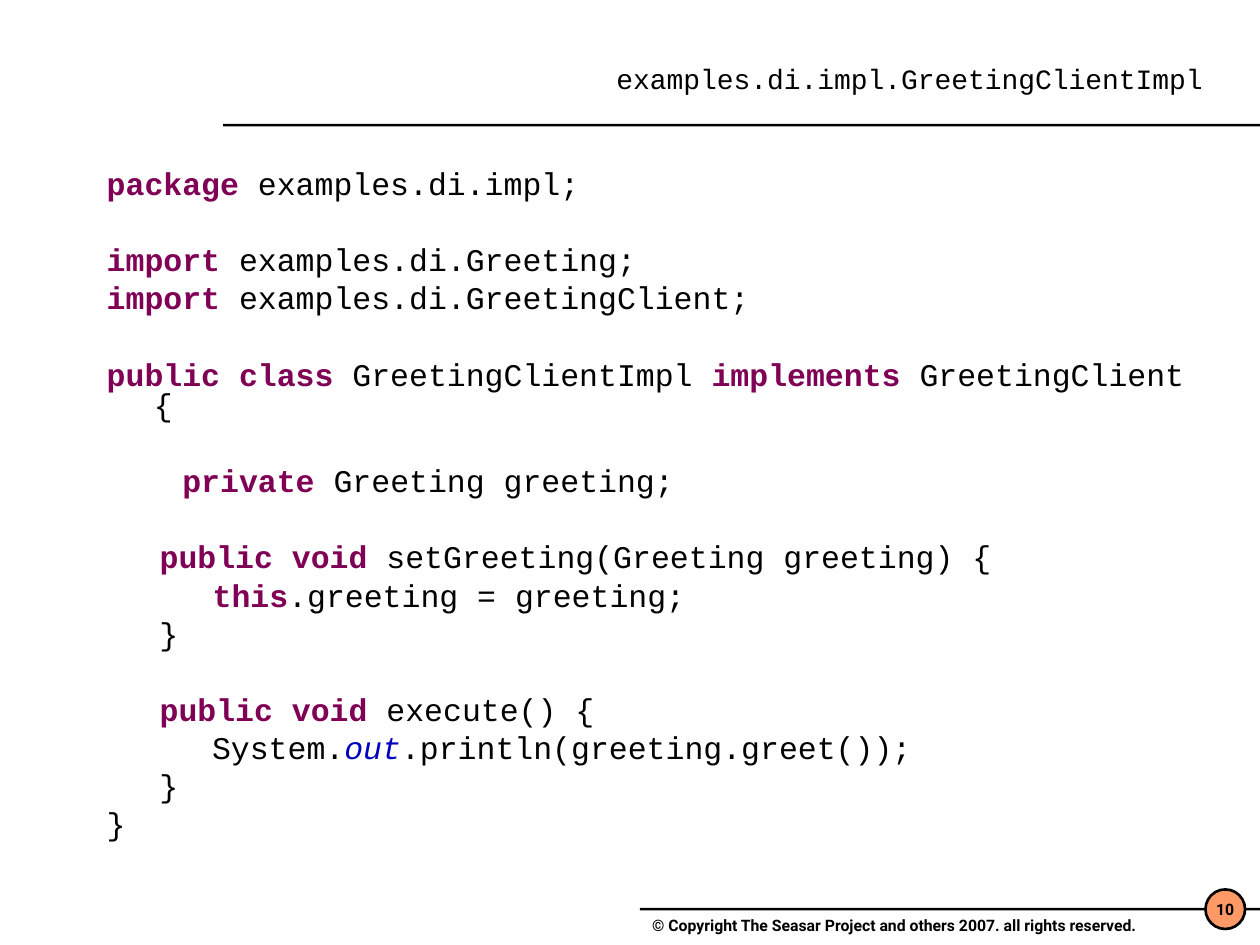
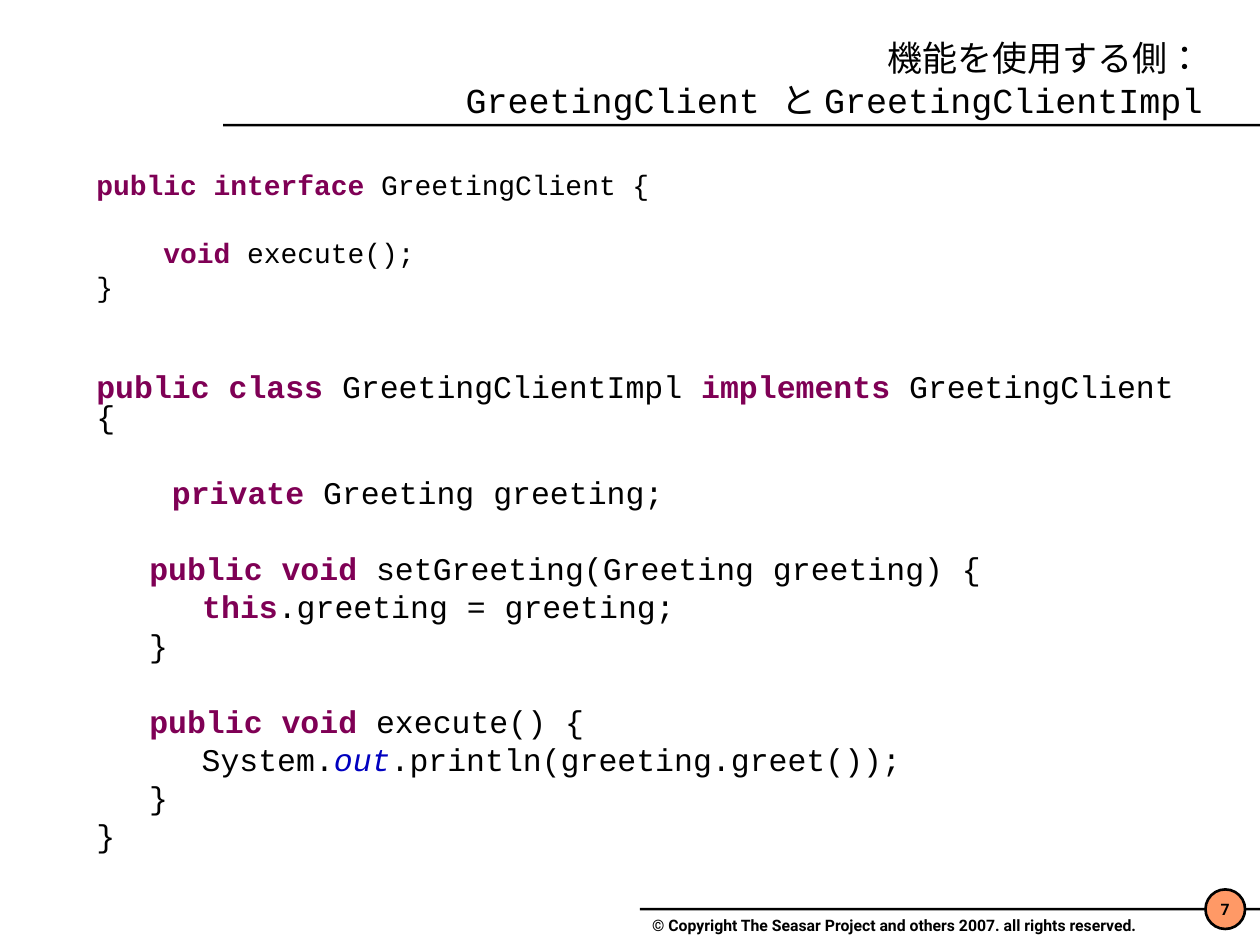
Before and after one commit to seasarorg/seasar2, a slide deck: slide 7 of seasar2_tutorial/doc/Seasar2.4.ppt (slide 10 before the commit). Drawn at 1260x945 pixels with LibreOffice and Linux fonts; fonts in the diff are those of the drawing; background and template pictures are left out. Boxes give left, top, right and bottom in pixels: in the first picture for what was removed or moved away, otherwise in the second. Text is boxed around its words. In the diff, an @@ line names an element or a change of style, - is before the commit and + after.

```diff
--- a/seasar2_tutorial/doc/Seasar2.4.ppt
+++ b/seasar2_tutorial/doc/Seasar2.4.ppt
@@ title at (x1=466, y1=41, x2=1202, y2=121): text changed; size 16 to 20 pt @@
-examples.di.impl.GreetingClientImpl
+機能を使用する側：
+GreetingClient と GreetingClientImpl
@@ text added at (x1=96, y1=176, x2=616, y2=269), 16 pt, text #000000 @@
+public interface GreetingClient {
+void execute();
+}
@@ text at (x1=107, y1=172, x2=749, y2=316): paragraphs removed @@
-package examples.di.impl;
-import examples.di.Greeting;
-import examples.di.GreetingClient;
@@ text "public class GreetingClientImpl implements GreetingClient ..." moved from (x1=107, y1=172, x2=1185, y2=766) to (x1=96, y1=375, x2=1174, y2=778) @@
@@ text "public class GreetingClientImpl implements GreetingClient ..." at (x1=96, y1=375, x2=1174, y2=778): indent changed @@
@@ page number at (x1=1221, y1=903, x2=1230, y2=915): text changed @@
-10
+7
```
Also in this commit, not shown: 34 other slides changed, 11 slides added, 12 slides removed, 1 other file.
